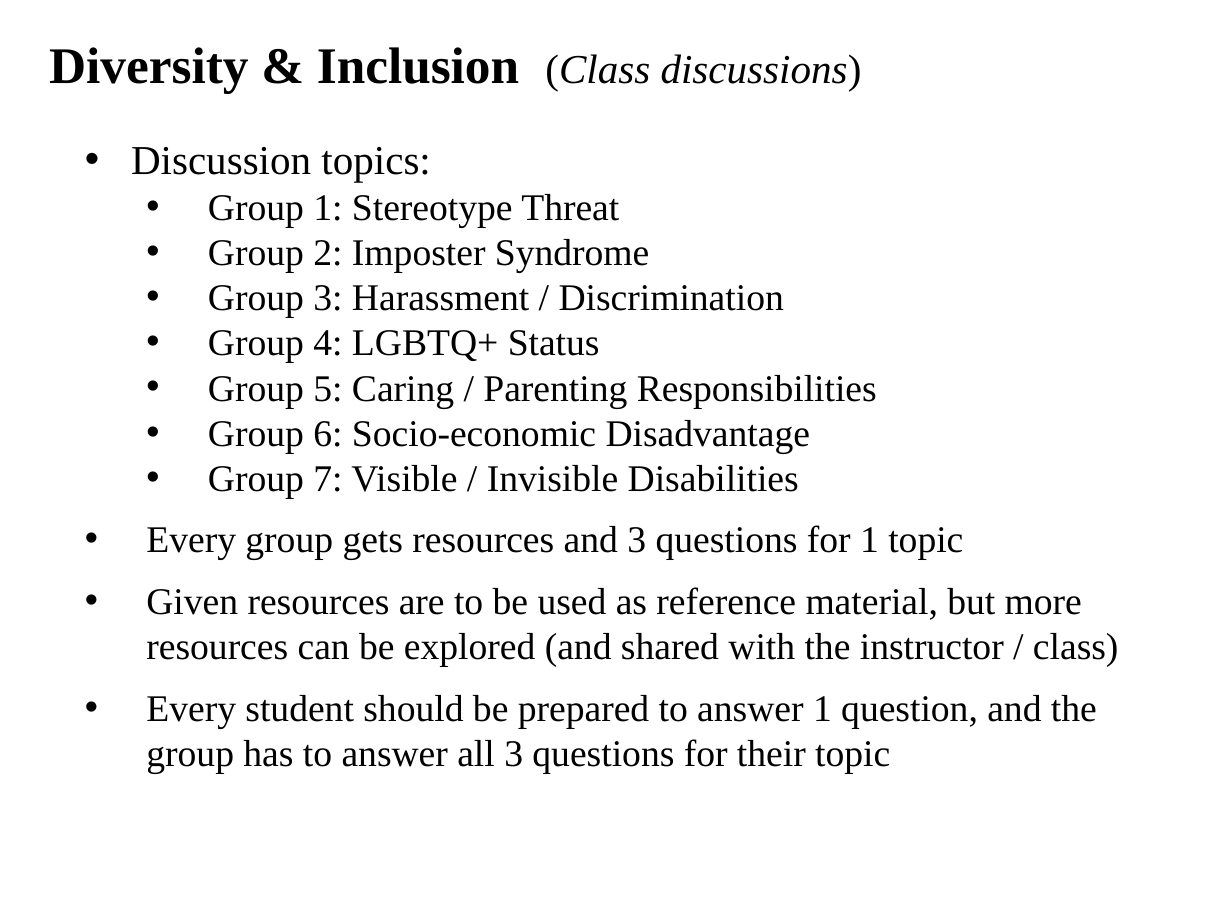
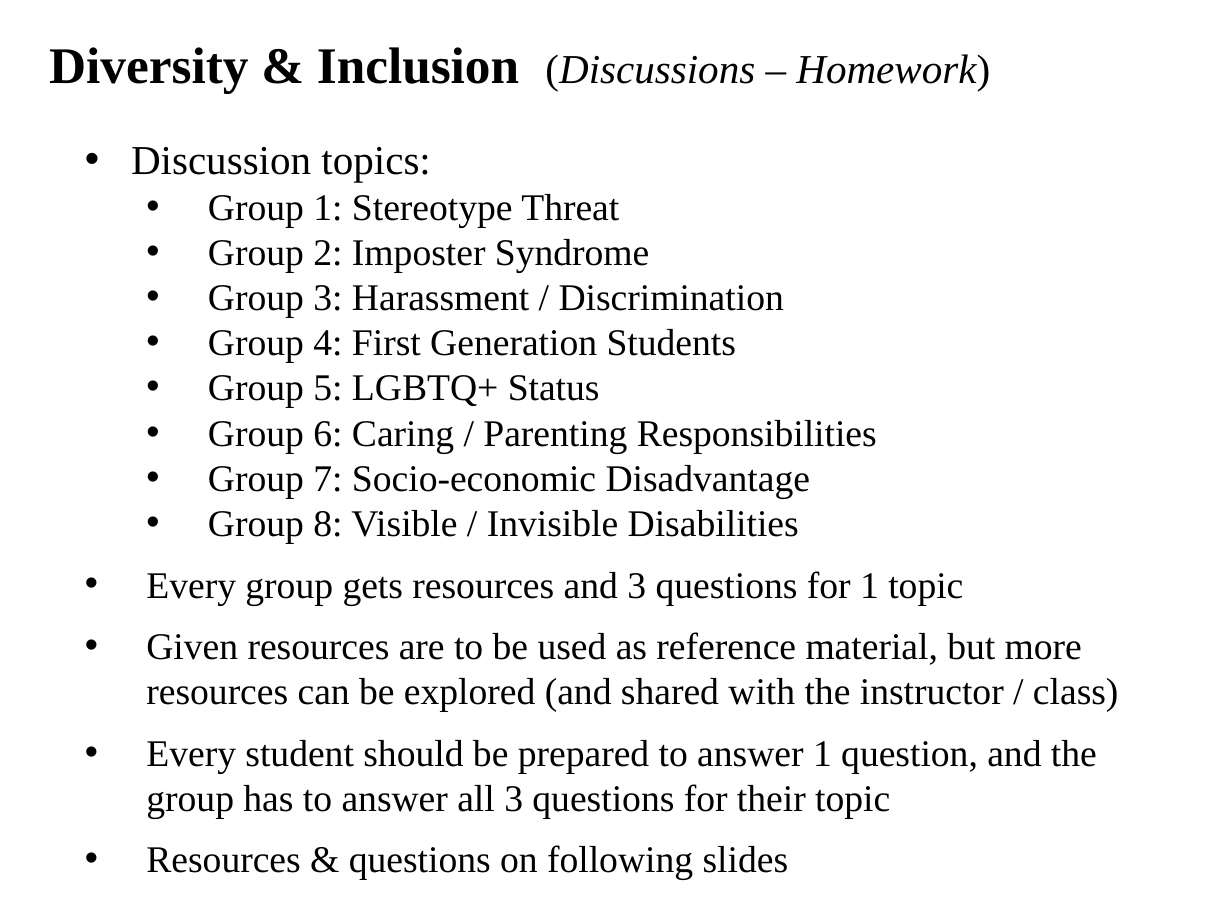
Before and after one commit to ajvanderhorst/PhysicsCapstoneGW, a slide deck: slide 3 of Slides/Class14.pptx. Drawn at 1232x924 pixels with LibreOffice and Linux fonts; fonts in the diff are those of the drawing. Boxes give left, top, right and bottom in pixels: in the first picture for what was removed or moved away, otherwise in the second. Text is boxed around its words. In the diff, an @@ line names an element or a change of style, - is before the commit and + after.

```diff
--- a/Slides/Class14.pptx
+++ b/Slides/Class14.pptx
@@ text at <box>49,47,990,94</box>: text changed; size 30 to 24 pt; bold off @@
-Diversity & Inclusion (Class discussions)
+Diversity & Inclusion (Discussions – Homework)
@@ text at <box>208,329,877,544</box>: text changed @@
-  • Group 4: LGBTQ+ Status
-  • Group 5: Caring / Parenting Responsibilities
-  • Group 6: Socio-economic Disadvantage
-  • Group 7: Visible / Invisible Disabilities
+  • Group 4: First Generation Students
+  • Group 5: LGBTQ+ Status
+  • Group 6: Caring / Parenting Responsibilities
+  • Group 7: Socio-economic Disadvantage
+  • Group 8: Visible / Invisible Disabilities
@@ text at <box>146,845,789,880</box>: paragraph added @@
+• Resources & questions on following slides
```
Also in this commit, not shown: 8 other slides changed, 1 slide added, 1 slide removed, 15 other files.
